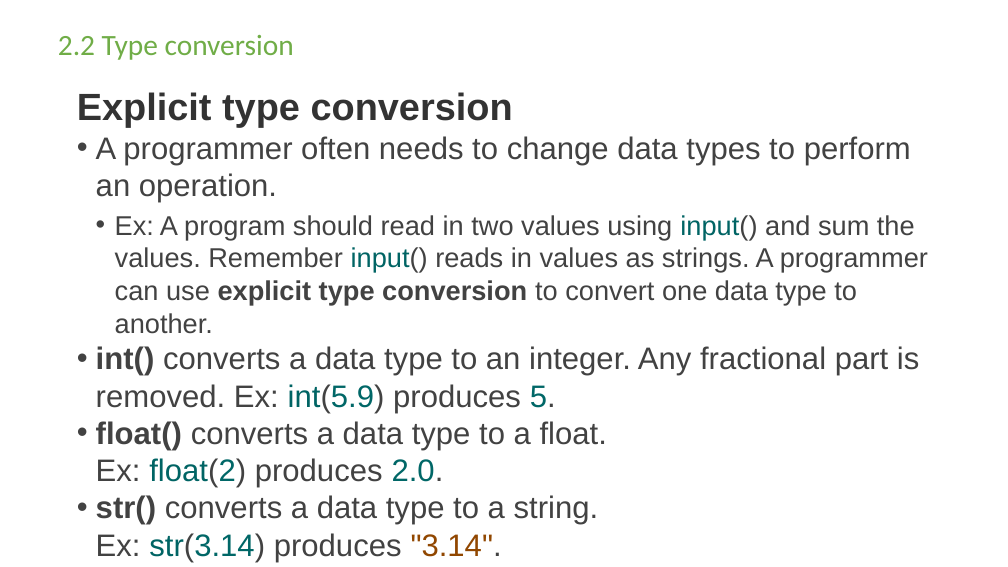
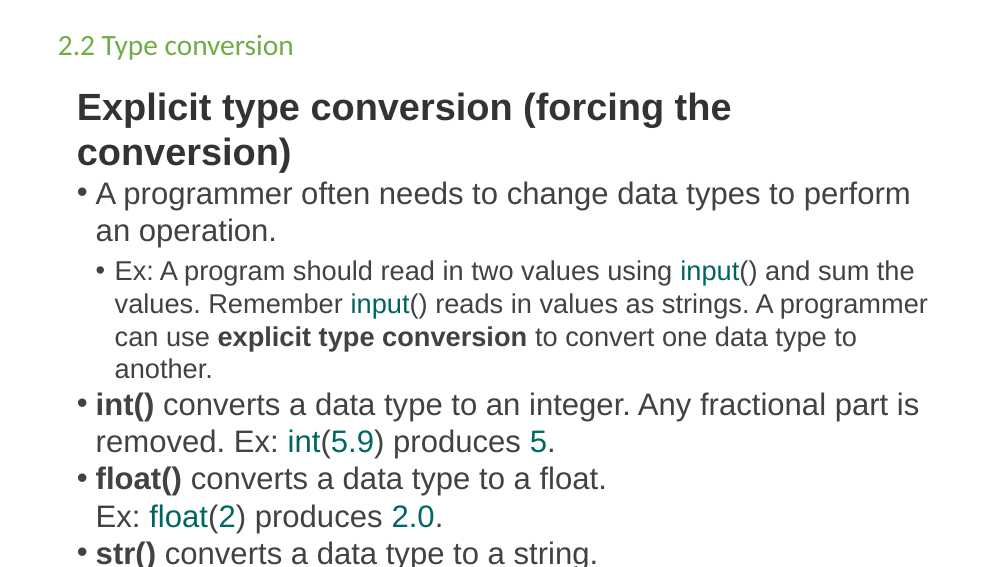
Before and after one commit to Loufi60/TestRepo, a slide deck: slide 9 of Introduction to Python Programming - Chapter 2 - expressions.pptx. Drawn at 1008x567 pixels with LibreOffice and Linux fonts; fonts in the diff are those of the drawing; background and template pictures are left out. Boxes give left, top, right and bottom in pixels: in the first picture for what was removed or moved away, otherwise in the second. Text is boxed around its words. In the diff, an @@ line names an element or a change of style, - is before the commit and + after.

```diff
--- a/Introduction to Python Programming - Chapter 2 - expressions.pptx
+++ b/Introduction to Python Programming - Chapter 2 - expressions.pptx
@@ text at (x1=77, y1=92, x2=732, y2=173): text changed @@
-Explicit type conversion
+Explicit type conversion (forcing the conversion)
```
Also in this commit, not shown: 6 other slides changed, 3 other files.
